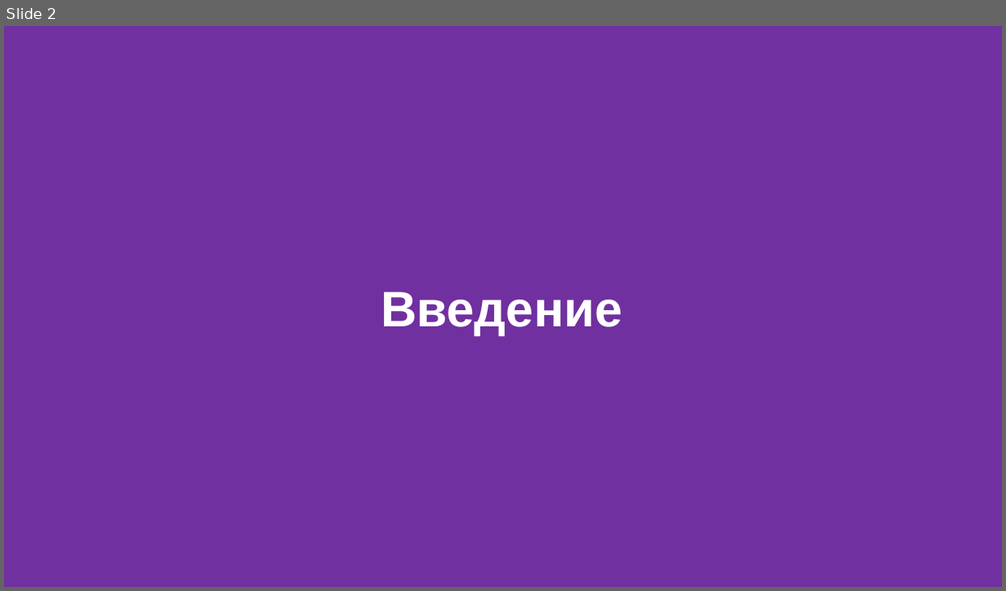
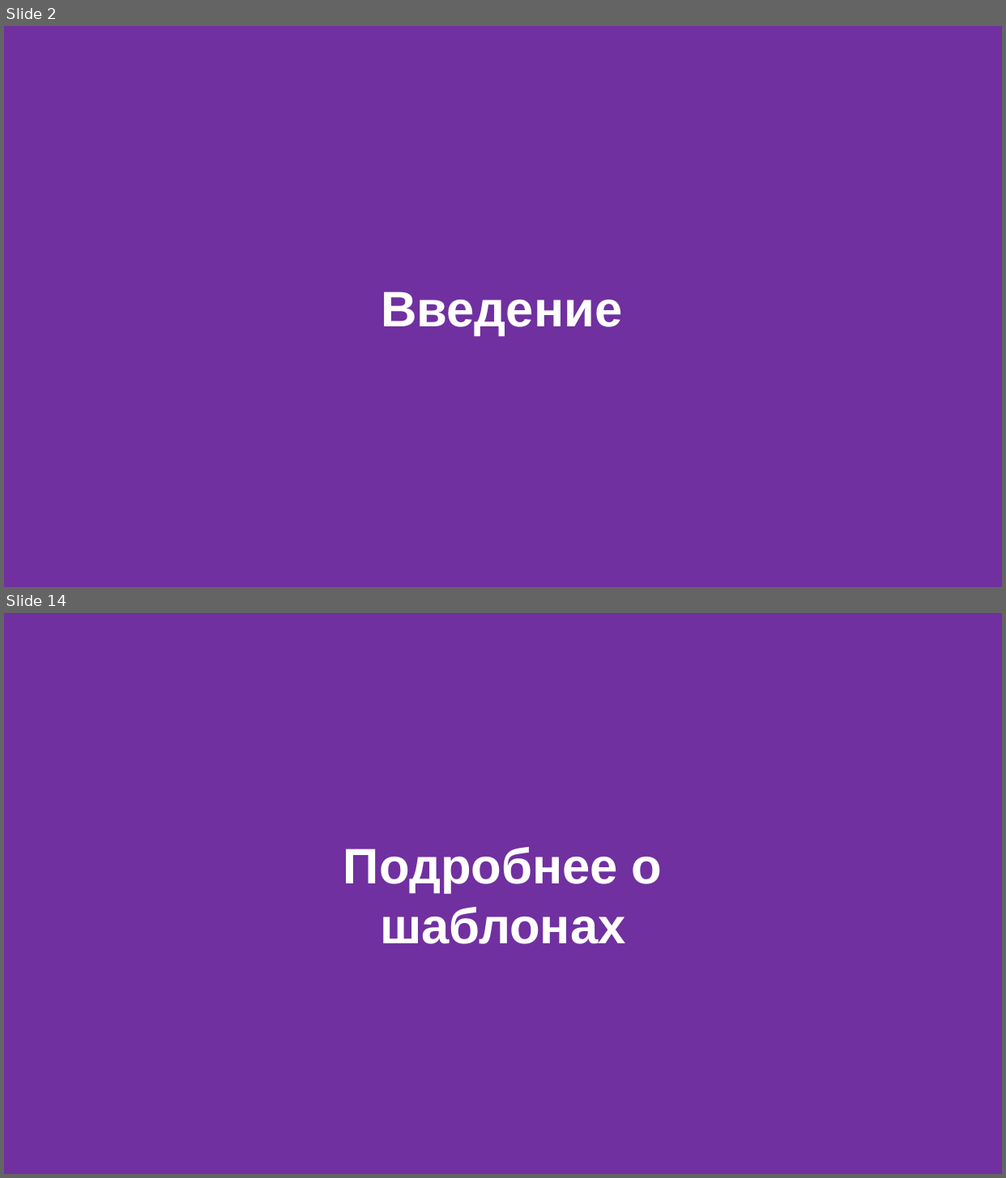
Before and after one commit to FloyzenCode/cpp-lectures, a slide deck: lecture6/lecture6.pptx. Shown one above the other, each under a label of ours: slide 2 before the commit, slides 2 and 14 after it; the slides between them are not shown. The pictures are 1006x591 and 1006x1178 pixels, drawn with LibreOffice and Linux fonts; fonts in the diff are those of the drawing. Boxes give left, top, right and bottom in pixels: in the first picture for what was removed or moved away, otherwise in the second. Text is boxed around its words. In the diff, an @@ line names an element or a change of style, - is before the commit and + after.

```diff
--- a/lecture6/lecture6.pptx
+++ b/lecture6/lecture6.pptx
@@ slide 14 added at <box>4,613,1002,1174</box>, background #7030A0 @@
@@ text added at <box>343,847,663,944</box>, 48 pt, text #FFFFFF, bold @@
+Подробнее о шаблонах
```
Also in this commit, not shown: 42 other slides added, 17 other files.
